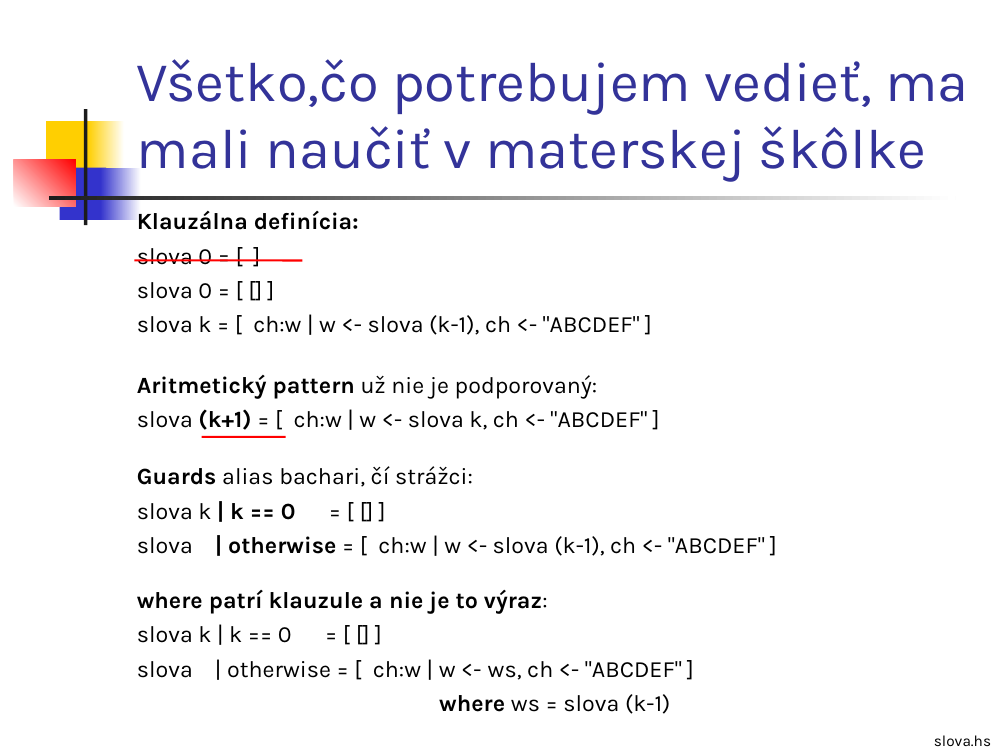
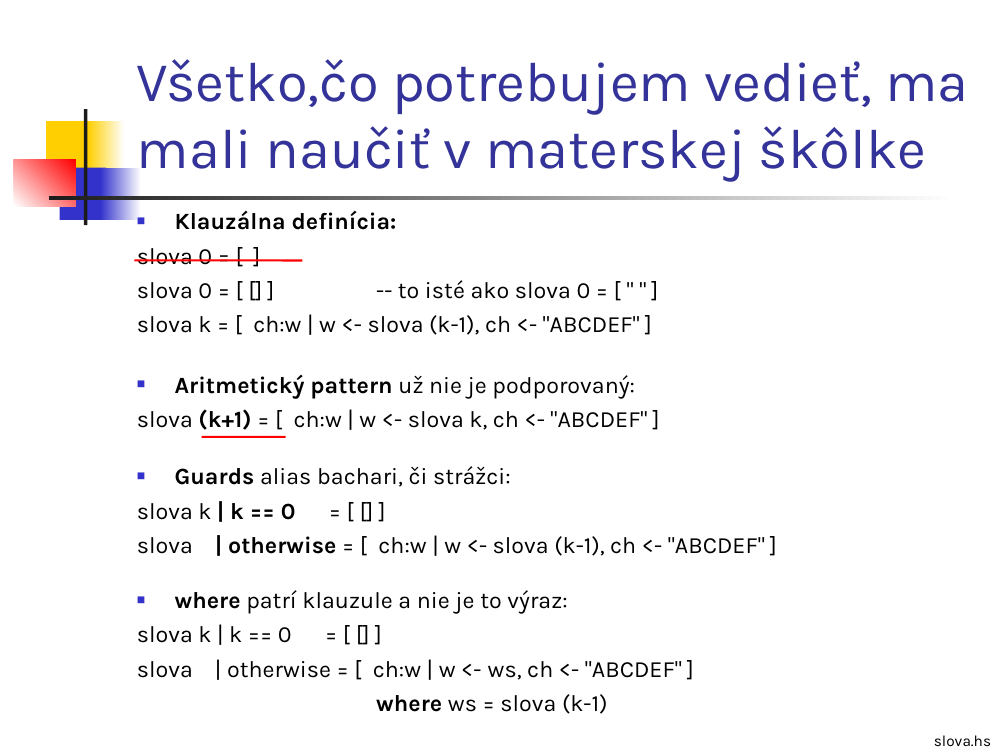
Before and after one commit to Funkcionalne/Prednasky, a slide deck: slide 4 of 02/02_intro.ppt (slide 3 before the commit). Drawn at 1008x756 pixels with LibreOffice and Linux fonts; fonts in the diff are those of the drawing. Boxes give left, top, right and bottom in pixels: in the first picture for what was removed or moved away, otherwise in the second. Text is boxed around its words. In the diff, an @@ line names an element or a change of style, - is before the commit and + after.

```diff
--- a/02/02_intro.ppt
+++ b/02/02_intro.ppt
@@ text at [137, 211, 765, 714]: bold off in "patrí klauzule a nie je to výraz:"; bullet none to ■; indent changed @@
@@ text at [137, 280, 591, 299]: text changed @@
-slova 0 = [ [] ]
+slova 0 = [ [] ] -- to isté ako slova 0 = [ " " ]
@@ text at [175, 466, 511, 487]: text changed @@
-Guards alias bachari, čí strážci:
+■ Guards alias bachari, či strážci:
```
Also in this commit, not shown: 12 other slides changed, 2 slides added, 3 other files.
